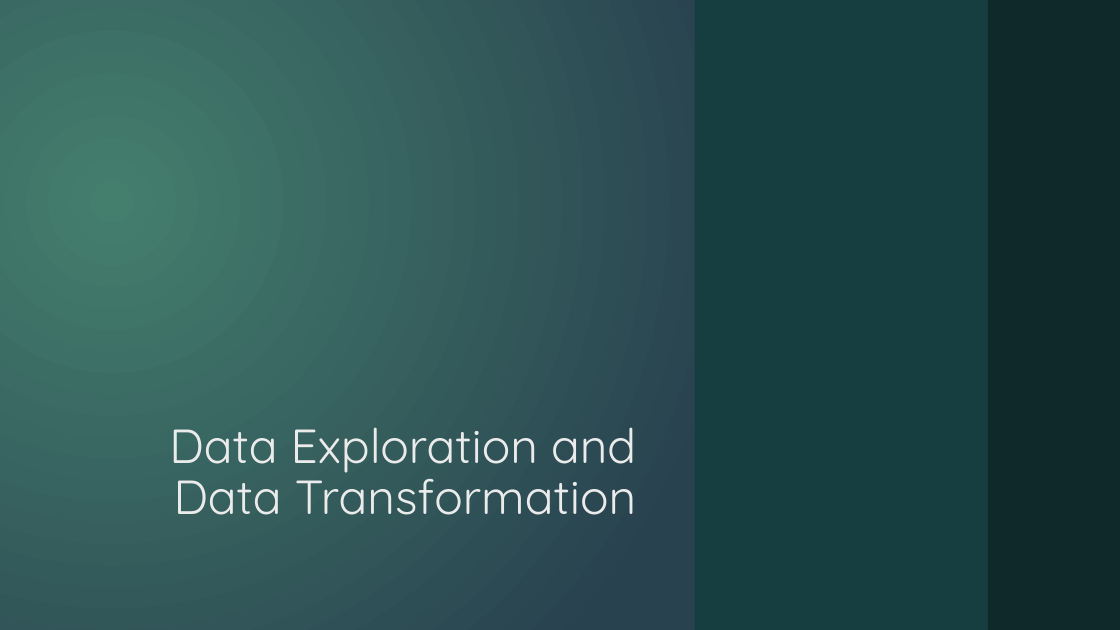
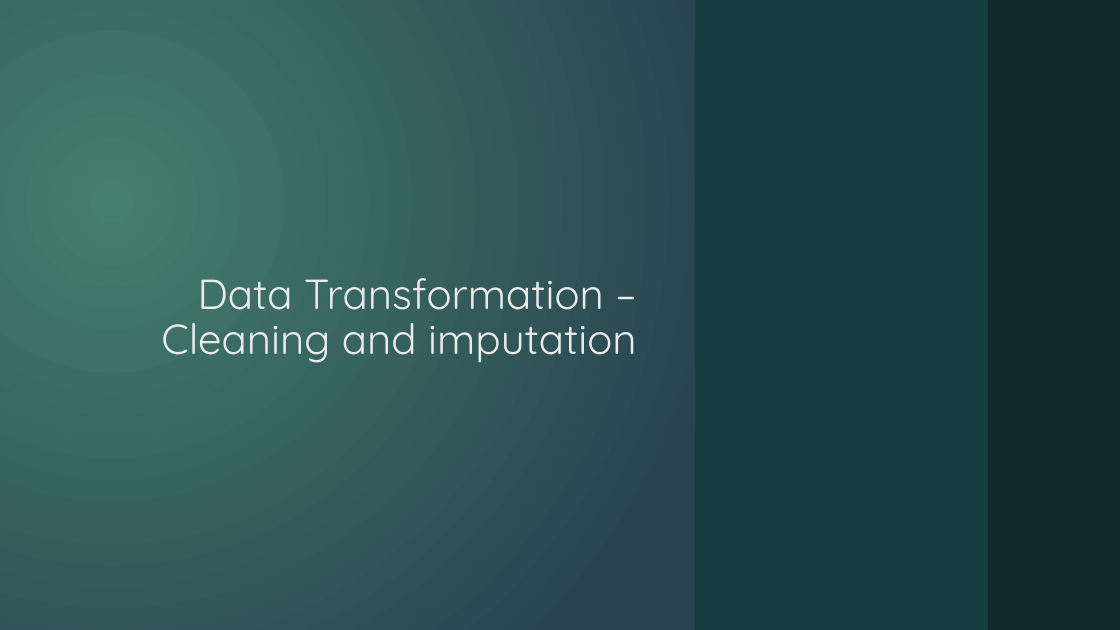
Before and after one commit to asthaa29/lendingcasestudy, a slide deck: slide 5 of EDA Case Study.pptx. Drawn at 1120x630 pixels with LibreOffice and Linux fonts; fonts in the diff are those of the drawing; grey boxes stand for pictures; background and template pictures are left out. Boxes give left, top, right and bottom in pixels: in the first picture for what was removed or moved away, otherwise in the second. Text is boxed around its words. In the diff, an @@ line names an element or a change of style, - is before the commit and + after.

Commit message:
Updated deck

```diff
--- a/EDA Case Study.pptx
+++ b/EDA Case Study.pptx
@@ title at bbox=[161, 278, 636, 363]: text changed; size 41 to 36 pt @@
-Data Exploration and Data Transformation
+Data Transformation – Cleaning and imputation
```
Also in this commit, not shown: 4 other slides changed, 2 slides added.
